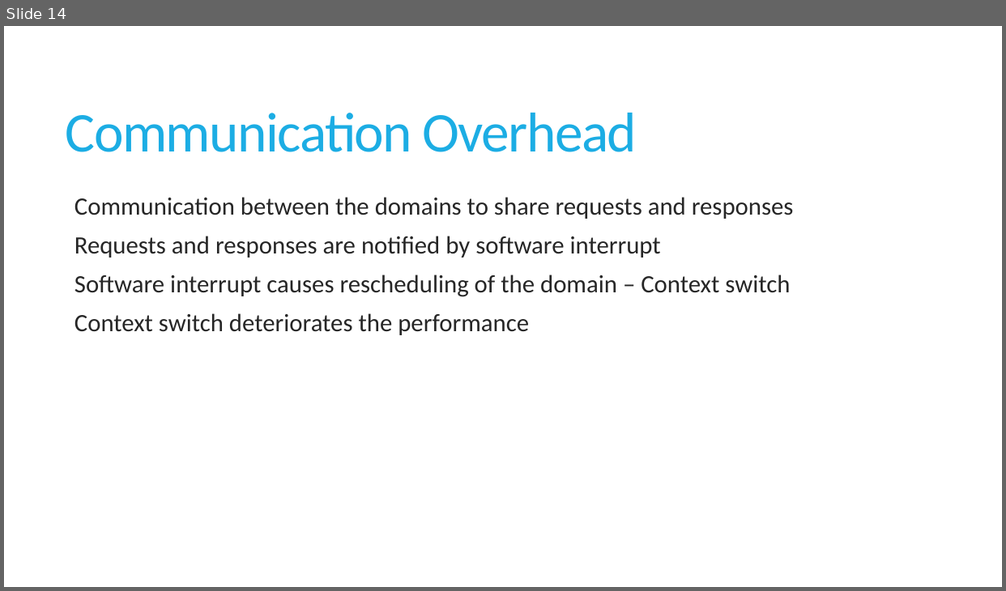
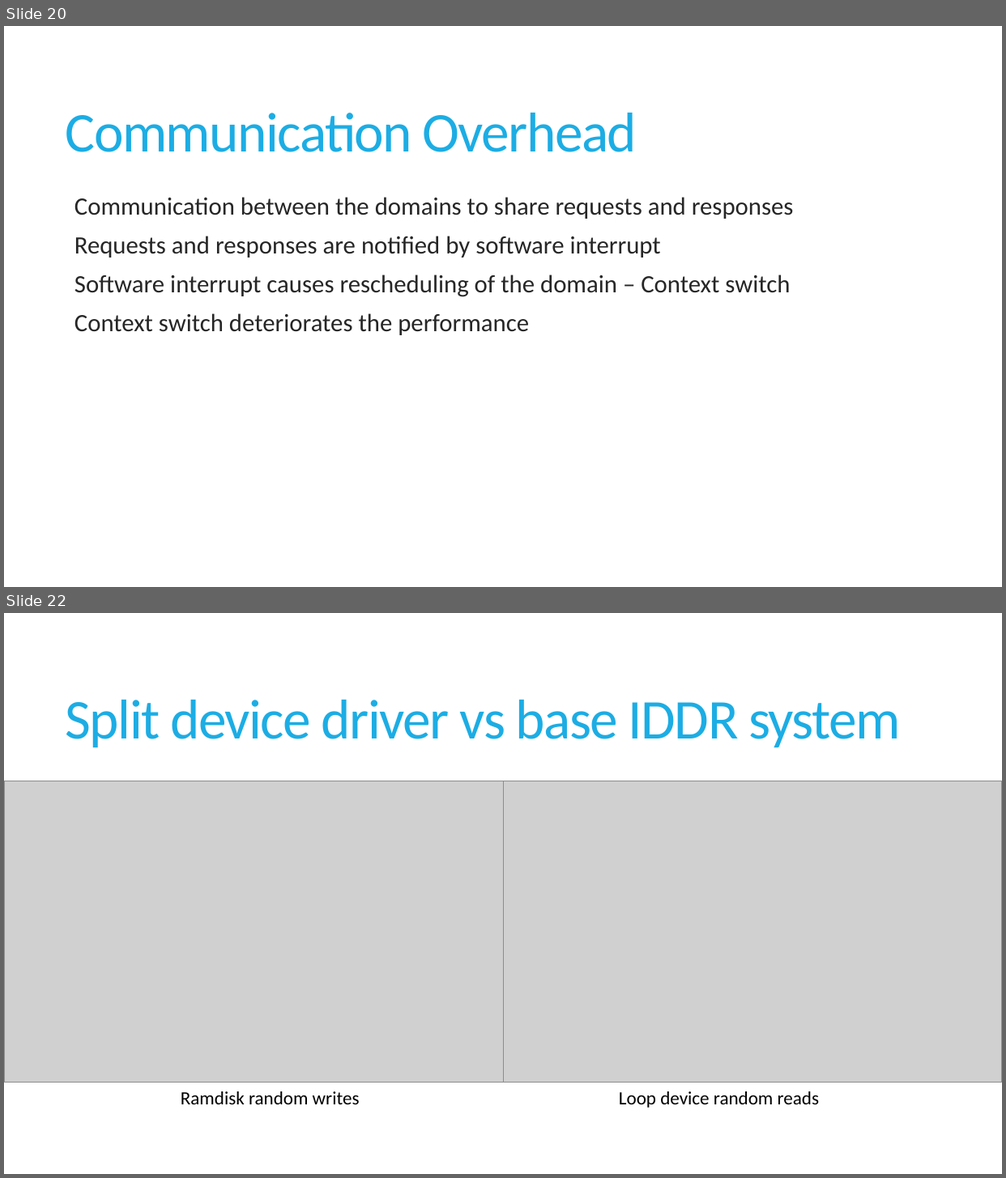
Before and after one commit to sushirol/Isolated-Driver-Domain, a slide deck: doc/presentation/IDDR.pptx. Shown one above the other, each under a label of ours: slide 14 before the commit, slides 20 and 22 after it; the slides between them are not shown. The pictures are 1006x591 and 1006x1178 pixels, drawn with LibreOffice and Linux fonts; fonts in the diff are those of the drawing; grey boxes stand for pictures. Boxes give left, top, right and bottom in pixels: in the first picture for what was removed or moved away, otherwise in the second. Text is boxed around its words. In the diff, an @@ line names an element or a change of style, - is before the commit and + after.

```diff
--- a/doc/presentation/IDDR.pptx
+++ b/doc/presentation/IDDR.pptx
@@ slide 22 added at (4,613,1002,1174), background #FFFFFF @@
@@ title added at (66,700,901,747), 54 pt, text #1CADE4 @@
+Split device driver vs base IDDR system
@@ picture added at (4,781,503,1082) @@
@@ picture added at (503,781,1002,1082) @@
@@ text added at (181,1092,360,1105), 18 pt, text #000000 @@
+Ramdisk random writes
@@ text added at (619,1092,819,1108), 18 pt, text #000000 @@
+Loop device random reads
@@ what was slide 14 is now slide 20 @@
```
Also in this commit, not shown: 3 slides changed, 1 other slide added, 10 slides removed.
